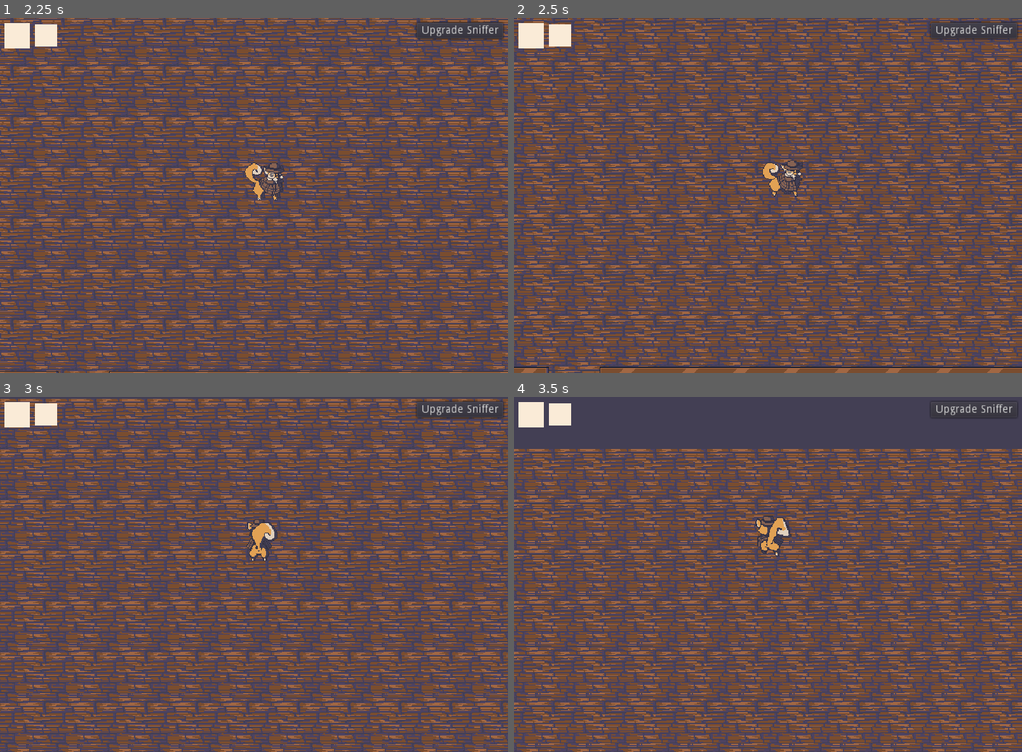
Above: before the commit, frames 1-4 (two rows, left to right).
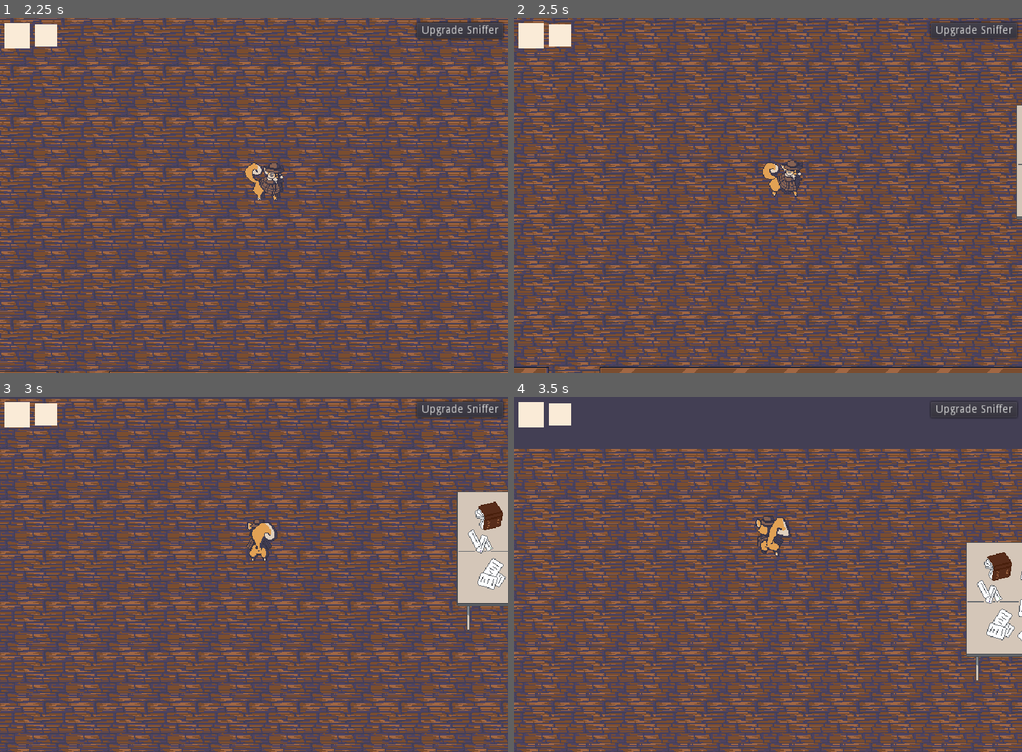
Above: after the commit, the same moments.

Repository: WolfgangSenff/GWJ2YrAnniversary
Game: Godot game, scene res://Maps/Study.tscn
The game is run twice, just before and just after one commit, with the same random seed, the same clock (stepped at 60 frames per second) and the same inputs. This scene is started directly instead of the project's main scene. Sound files missing from this copy of the repository are replaced by a short silence.
Inputs (mouse positions are in pixels of both pictures, inside the frame that each line leads up to):
- Up to frame 1 (2.25 s): tap Enter (ui_accept) at 0.5, 0.77, 1.52 s; move the mouse to (365, 177) at 0.52 s; hold Right (ui_right) 0.53-1.28 s; move the mouse to (152, 213) at 1.27 s; hold Down (ui_down) 1.28-2.03 s; move the mouse to (304, 117) at 2.02 s; hold Right (ui_right) from 2.03 s (still down)
- Up to frame 2 (2.5 s): keep holding Right (ui_right)
- Up to frame 3 (3 s): move the mouse to (228, 645) at 2.77 s; release Right (ui_right) at 2.78 s; hold Up (ui_up) from 2.78 s (still down)
- Up to frame 4 (3.5 s): keep holding Up (ui_up); tap Enter (ui_accept) at 3.02 s

Frame 1 is identical in both runs. In frame 2, 0.3% of the frame differs, in the area x 98-100%, y 24-57%; in frame 3, 3.2%; in frame 4, 3.5%, in the area x 89-100%, y 40-80%.

Commit message:
Add desk to study. (#21)

Diff:
--- a/Maps/Study.tscn
+++ b/Maps/Study.tscn
@@ -1,7 +1,8 @@
-[gd_scene load_steps=3 format=2]
+[gd_scene load_steps=4 format=2]
 
 [ext_resource path="res://Maps/LevelBase.tscn" type="PackedScene" id=1]
 [ext_resource path="res://Actions/MapChange.tscn" type="PackedScene" id=2]
+[ext_resource path="res://Objects/StudyDesk.tscn" type="PackedScene" id=3]
 
 [node name="Study" instance=ExtResource( 1 )]
 music_track = "nostalgia theme (upbeat)"
@@ -15,6 +16,9 @@
 [node name="Dogtective" parent="YSortTileMap" index="0"]
 position = Vector2( 160, 543 )
 
+[node name="StudyDesk" parent="YSortTileMap/Objects" index="0" instance=ExtResource( 3 )]
+position = Vector2( 767, 420 )
+
 [node name="RichardsHouseMap" parent="Actions" index="0" instance=ExtResource( 2 )]
 position = Vector2( 160, 672 )
 map_name = "RichardsHouse"
--- /dev/null
+++ b/Objects/StudyDesk.tscn
@@ -0,0 +1,34 @@
+[gd_scene load_steps=4 format=2]
+
+[ext_resource path="res://assets/sprites/tiles/study_table_legs.png" type="Texture" id=1]
+[ext_resource path="res://assets/sprites/tiles/study_table_top.png" type="Texture" id=2]
+
+[sub_resource type="CircleShape2D" id=1]
+radius = 2.0
+
+[node name="StudyDesk" type="StaticBody2D"]
+
+[node name="Sprite" type="Sprite" parent="."]
+position = Vector2( 0, -102.5 )
+z_index = 4
+texture = ExtResource( 2 )
+
+[node name="Sprite2" type="Sprite" parent="."]
+position = Vector2( -1, -18.5 )
+texture = ExtResource( 1 )
+
+[node name="CollisionShape2D" type="CollisionShape2D" parent="."]
+position = Vector2( -35, -2 )
+shape = SubResource( 1 )
+
+[node name="CollisionShape2D2" type="CollisionShape2D" parent="."]
+position = Vector2( 34, -2 )
+shape = SubResource( 1 )
+
+[node name="CollisionShape2D3" type="CollisionShape2D" parent="."]
+position = Vector2( -35, -119 )
+shape = SubResource( 1 )
+
+[node name="CollisionShape2D4" type="CollisionShape2D" parent="."]
+position = Vector2( 34, -119 )
+shape = SubResource( 1 )
Binary file added: assets/sprites/tiles/study_table_legs.png
Not shown, added: assets/sprites/tiles/study_table_legs.png.import
Binary file added: assets/sprites/tiles/study_table_top.png
Not shown, added: assets/sprites/tiles/study_table_top.png.import
Not shown, added: assets/sprites/tiles/study.pyxel
Not shown, added: assets/sprites/tiles/study_table.pyxel
